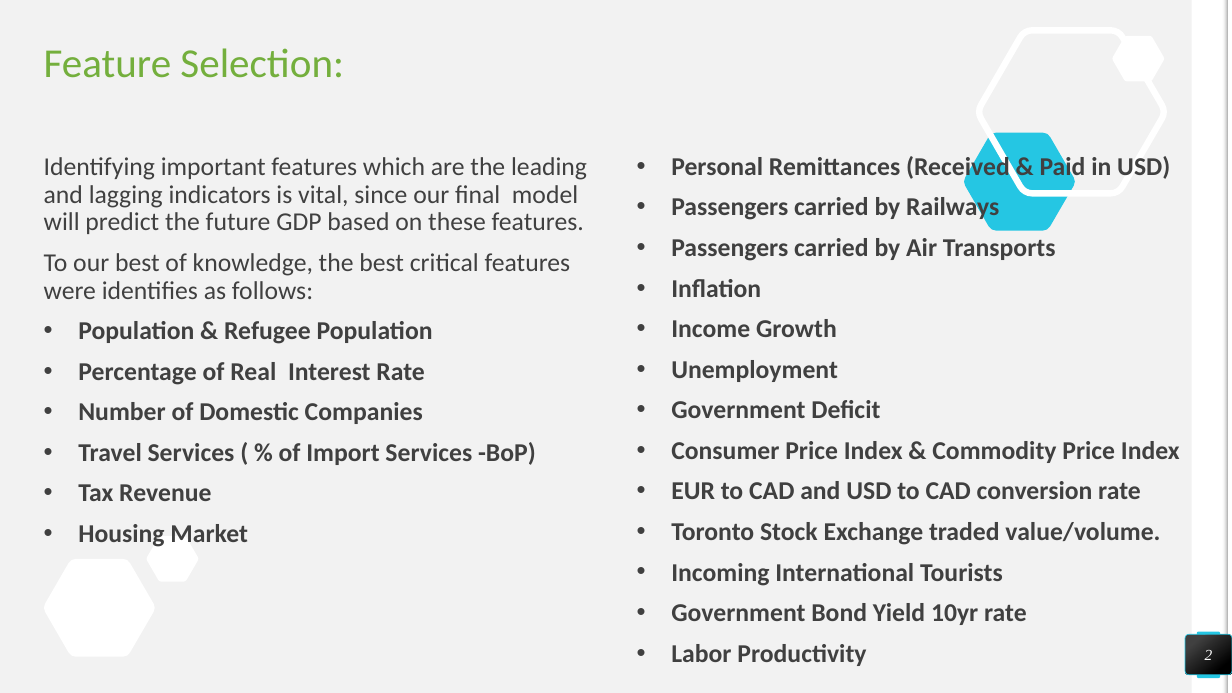
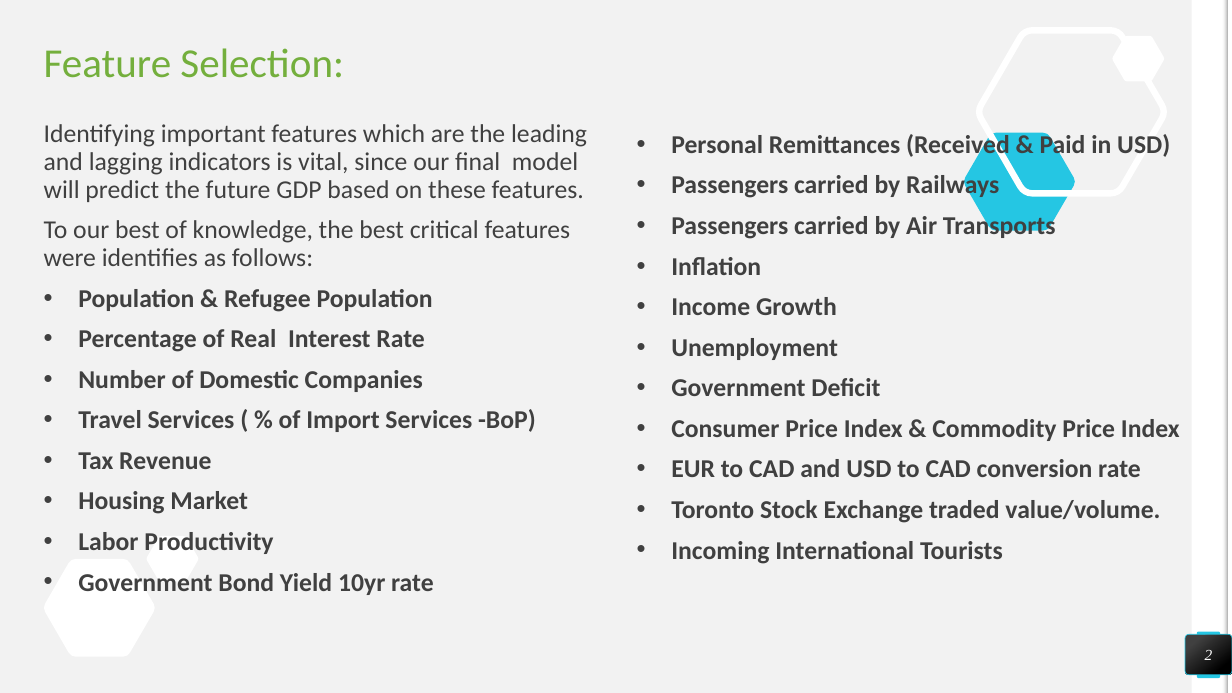
Before and after one commit to damiandmonte/Nominal-GDP-Prediction, a slide deck: slide 2 of Final_Report.pptx. Drawn at 1232x693 pixels with LibreOffice and Linux fonts; fonts in the diff are those of the drawing. Boxes give left, top, right and bottom in pixels: in the first picture for what was removed or moved away, otherwise in the second. Text is boxed around its words. In the diff, an @@ line names an element or a change of style, - is before the commit and + after.

```diff
--- a/Final_Report.pptx
+++ b/Final_Report.pptx
@@ text "Identifying important features which are ...": place and size @@
-text "Identifying important features which are ..." at bbox=[44, 157, 587, 547]
+text "Identifying important features which are ..." at bbox=[44, 124, 587, 595]
@@ text "Personal Remittances (Received & Paid ...": place and size @@
-text "Personal Remittances (Received & Paid ..." at bbox=[671, 154, 1180, 666]
+text "Personal Remittances (Received & Paid ..." at bbox=[671, 132, 1180, 564]
@@ text at bbox=[78, 532, 434, 595]: paragraphs added @@
+• Labor Productivity
+• Government Bond Yield 10yr rate
@@ text at bbox=[671, 603, 1027, 666]: paragraphs removed @@
-• Government Bond Yield 10yr rate
-• Labor Productivity
```
Also in this commit, not shown: 11 other slides changed, 4 slides added, 2 slides removed, 1 other file.
